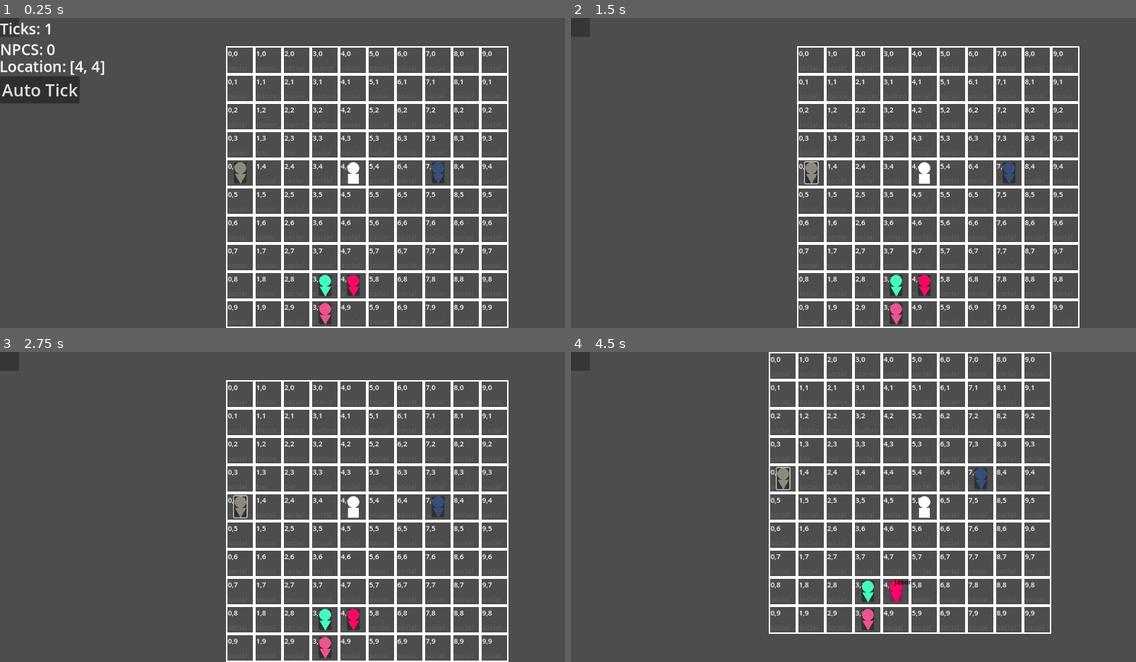
Above: before the commit, frames 1-4 (two rows, left to right).
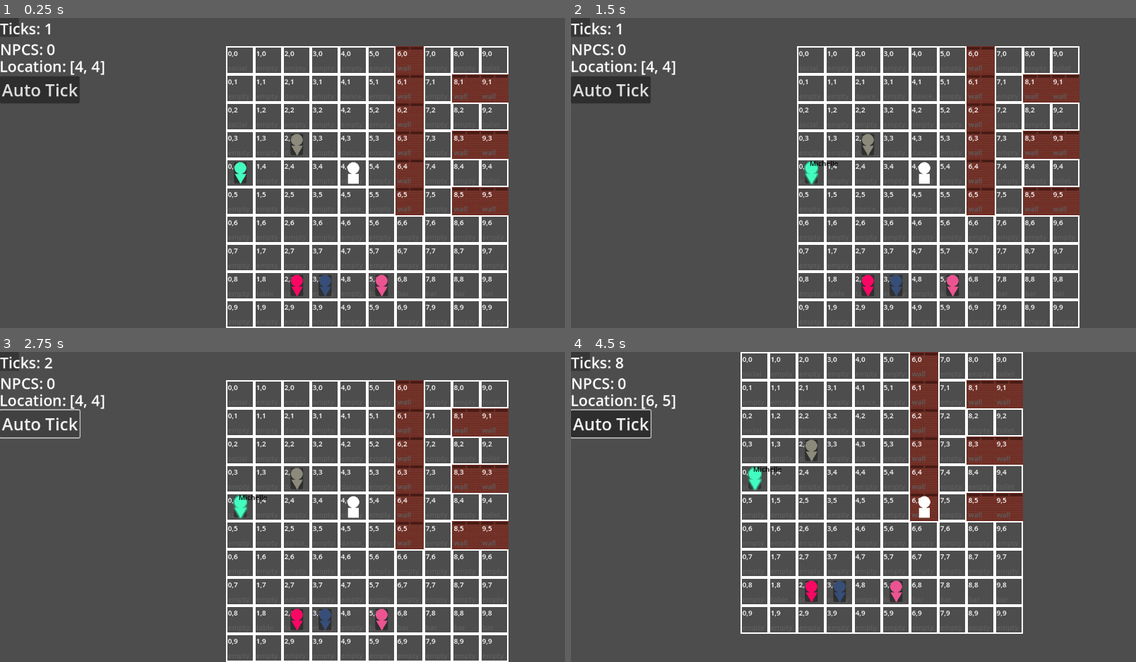
Above: after the commit, the same moments.

Repository: churrupy/elf-game
Game: Godot game, scene res://main.tscn
Two runs of this game, one before a commit and one after it. Both use one fixed random seed, a clock stepped at 60 frames per second and the inputs below.
Inputs (mouse positions are in pixels of both pictures, inside the frame that each line leads up to):
- Up to frame 1 (0.25 s): no input
- Up to frame 2 (1.5 s): click (813, 173) at 0.52 s; click (706, 27) at 1.25 s, where only the run after the commit has a clickable "X"
- Up to frame 3 (2.75 s): click (39, 423) at 2 s, where only the run after the commit has a clickable "Auto Tick"
- Up to frame 4 (4.5 s): tap Enter at 2.75, 4.25 s; move the mouse to (808, 507) at 2.77 s; hold D (move_right) 2.78-3.53 s; hold Shift (suppress_tick) 2.78-3.53 s; tap Space at 3.5 s; move the mouse to (893, 618) at 3.52 s; hold S (move_down) 3.53-4.28 s; tap T (auto_tick) at 3.6 s; tap Shift (suppress_tick) at 3.8 s; move the mouse to (893, 590) at 4.27 s; hold D (move_right) from 4.28 s (still down); hold Shift (suppress_tick) from 4.28 s (still down)

The runs differ from the first frame. In frame 1, 6.2% of the frame differs, in the area x 41-90%, y 9-99%; in frame 2, 8.0%; in frame 3, 7.2%; in frame 4, 11%, in the area x 0-85%, y 0-91%.
Error before the commit: Attempt to call function 'show' in base 'null instance' on a null instance. (res://scripts/main.gd:37)
Error after the commit: Invalid access to property or key 'X_RANGE' on a base object of type 'ColorRect (Map)'. (res://scripts/main.gd:292)

Commit message:
Removed menu nesting
- finished removing NpcListMenu so it doesn't clutter shit up
- Fixed signals between NPCs and NPC menu
- added wall texture

Diff:
--- a/menus/hud.tscn
+++ b/menus/hud.tscn
@@ -62,6 +62,6 @@
 theme_override_font_sizes/font_size = 36
 text = "Auto Tick"
 
-[node name="NpcMenu" parent="DefaultMenu" instance=ExtResource("3_d51vb")]
+[node name="NpcMenu" parent="." instance=ExtResource("3_d51vb")]
 
 [connection signal="pressed" from="DefaultMenu/AutoTickButton" to="." method="auto_tick_button"]
--- a/menus/npc_list_menu.tscn
+++ /dev/null
@@ -1,62 +0,0 @@
-[gd_scene load_steps=4 format=3 uid="uid://bvki7nup8ap1g"]
-
-[ext_resource type="Script" uid="uid://daq7cocvamj8w" path="res://scripts/npc_list_menu.gd" id="1_qs6ls"]
-[ext_resource type="PackedScene" uid="uid://dqcrueypgqflp" path="res://npc_button.tscn" id="2_yu3pk"]
-[ext_resource type="PackedScene" uid="uid://buetf41yyhdos" path="res://npc_menu.tscn" id="3_48ynf"]
-
-[node name="NpcListMenu" type="Control"]
-z_index = 4
-layout_mode = 3
-anchors_preset = 0
-offset_right = 300.0
-offset_bottom = 660.0
-script = ExtResource("1_qs6ls")
-npc_buttons = ExtResource("2_yu3pk")
-
-[node name="NpcList" type="Control" parent="."]
-anchors_preset = 0
-offset_right = 40.0
-offset_bottom = 40.0
-
-[node name="TitleLabel" type="Label" parent="NpcList"]
-layout_mode = 1
-anchors_preset = 5
-anchor_left = 0.5
-anchor_right = 0.5
-offset_left = 13.0
-offset_top = 43.0
-offset_right = 247.0
-offset_bottom = 93.0
-grow_horizontal = 2
-theme_override_font_sizes/font_size = 36
-text = "Current NPCs"
-horizontal_alignment = 1
-
-[node name="CloseButton" type="Button" parent="NpcList"]
-layout_mode = 1
-anchors_preset = 1
-anchor_left = 1.0
-anchor_right = 1.0
-offset_left = 230.0
-offset_right = 260.0
-offset_bottom = 36.0
-grow_horizontal = 0
-theme_override_font_sizes/font_size = 20
-text = "X"
-
-[node name="NpcMenu" parent="." instance=ExtResource("3_48ynf")]
-
-[node name="CloseButton" type="Button" parent="NpcMenu"]
-layout_mode = 1
-anchors_preset = 1
-anchor_left = 1.0
-anchor_right = 1.0
-offset_left = -130.0
-offset_right = -100.0
-offset_bottom = 36.0
-grow_horizontal = 0
-theme_override_font_sizes/font_size = 20
-text = "X"
-
-[connection signal="pressed" from="NpcList/CloseButton" to="." method="close_npc_list"]
-[connection signal="pressed" from="NpcMenu/CloseButton" to="." method="close_npc_menu"]
--- a/npc_menu.tscn
+++ b/npc_menu.tscn
@@ -53,5 +53,18 @@
 autowrap_mode = 3
 text_overrun_behavior = 2
 
+[node name="CloseButton" type="Button" parent="."]
+layout_mode = 1
+anchors_preset = 1
+anchor_left = 1.0
+anchor_right = 1.0
+offset_left = -130.0
+offset_right = -100.0
+offset_bottom = 36.0
+grow_horizontal = 0
+theme_override_font_sizes/font_size = 20
+text = "X"
+
 [connection signal="pressed" from="WatchButton" to="." method="watch_npc"]
 [connection signal="pressed" from="UnWatchButton" to="." method="unwatch_npc"]
+[connection signal="pressed" from="CloseButton" to="." method="close_menu"]
--- a/scripts/SignalBus.gd
+++ b/scripts/SignalBus.gd
@@ -2,3 +2,5 @@
 
 signal npc_hover(npc)
 signal npc_hover_off(npc)
+signal npc_click(npc)
+signal close_npc_menu()
--- a/scripts/constants.gd
+++ b/scripts/constants.gd
@@ -95,7 +95,7 @@
 		"other_req": false,
         "do_off_tile": true
     },
-    "use bathroom": {
+    "use toilet": {
         "need": "bladder",
         "duration": 5,
         "followers": [0,0],
@@ -128,26 +128,41 @@
 
 #region tiles
 const TILE_TEMPLATES = {
+    "empty": {
+        "actions": [],
+        "impassable": false,
+        "png": "tile.png"
+    },
 	"social_empty": {
 		"actions": ["converse"],
-		"impassable": false
+		"impassable": false,
+        "png": "tile.png"
 	},
     "dance_floor": {
 		"actions": ["dance"],
-		"impassable": false
+		"impassable": false,
+        "png": "tile.png"
 	},
-    "bathroom":  {
-		"actions": ["use bathroom", "converse", "encounter"],
-		"impassable": false
+    "toilet":  {
+		"actions": ["use toilet", "converse", "encounter"],
+		"impassable": false,
+        "png": "tile.png"
 	},
     "bar": {
 		"actions": ["converse", "snack"],
-		"impassable": true
+		"impassable": true,
+        "png": "tile.png"
 	},
-	"standing_table": {
+	"table": {
 		"actions": ["converse"],
-		"impassable": true
-	}
+		"impassable": true,
+        "png": "tile.png"
+	},
+    "wall": {
+        "actions": [],
+        "impassable": true,
+        "png": "wall.png"
+    }
 
 }
 
--- a/scripts/default_menu.gd
+++ b/scripts/default_menu.gd
@@ -5,8 +5,7 @@
 
 # Called when the node enters the scene tree for the first time.
 func _ready() -> void:
-	$NpcMenu.hide()
-	#$NpcListButton.hide()
+
 	pass
 
 
@@ -37,20 +36,3 @@
 	for child in get_children():
 		if child is NPC_BUTTON:
 			child.queue_free()
-
-
-func open_npc_menu(npc):
-	$TickLabel.hide()
-	$PCLocationLabel.hide()
-	$NpcMenu.initialize(npc)
-	$NpcMenu.show()
-
-func open_npc_menu_via_sprite(npc):
-	open_npc_menu(npc)
-
-func close_npc_menu():
-	$NpcMenu.hide()
-	$NpcMenu.WATCH = false
-	$TickLabel.show()
-	$PCLocationLabel.show()
-	SignalBus.npc_hover_off.emit($NpcMenu.DISPLAYED_NPC)
--- a/scripts/hud.gd
+++ b/scripts/hud.gd
@@ -4,13 +4,16 @@
 
 # Called when the node enters the scene tree for the first time.
 func _ready() -> void:
-	pass
+	$NpcMenu.hide()
+	SignalBus.npc_click.connect(open_npc_menu)
+	SignalBus.close_npc_menu.connect(close_npc_menu)
+	#$NpcListButton.hide()
+
 
 
 # Called every frame. 'delta' is the elapsed time since the previous frame.
 func _process(delta: float) -> void:
 	pass
-
 
 func tick():
 	$DefaultMenu.tick()
@@ -26,3 +29,17 @@
 
 func auto_tick_button() -> void:
 	auto_tick_signal.emit()
+
+func open_npc_menu(npc):
+	print("showing menu")
+	$DefaultMenu.hide()
+	$NpcMenu.initialize(npc)
+	$NpcMenu.show()
+
+
+func close_npc_menu():
+	print("closing menu")
+	$NpcMenu.hide()
+	$NpcMenu.WATCH = false
+	SignalBus.npc_hover_off.emit($NpcMenu.DISPLAYED_NPC)
+	$DefaultMenu.show()
--- a/scripts/main.gd
+++ b/scripts/main.gd
@@ -29,13 +29,6 @@
 	ID_COUNTER += 1
 	add_child(npc)
 	Global.NPCS[npc.ID] = npc
-	npc.get_node("NpcMenuButton").connect("pressed", Callable(self, "open_sprite_pressed_menu").bind(npc))
-
-func open_sprite_pressed_menu(npc):
-	# i don't need no signal bus!!!!
-	$HUD.get_node("DefaultMenu").hide()
-	$HUD.get_node("NpcListMenu").show()
-	$HUD.get_node("NpcListMenu").open_npc_menu_via_sprite(npc)
 
 
 # Called every frame. 'delta' is the elapsed time since the previous frame.
--- a/scripts/map.gd
+++ b/scripts/map.gd
@@ -8,18 +8,40 @@
 
 var MAP_TEMPLATES = {
 "club": {
-		"default": "social_empty",
+		"default": "empty",
 		"size": [3,3],
 		"special": {
-			[1,1]: "dance_floor",
-			[1,2]: "dance_floor",
-			[1,3]: "bar",
+			[0,0]: "social_empty",
+			[0,2]: "social_empty",
+			[0,4]: "social_empty",
+			[1,8]: "table",
 			[2,1]: "dance_floor",
-			[2,2]: "dance_floor",
-			[2,3]: "bar",
-			[3,0]: "standing_table",
-			[3,1]: "bathroom",
-			[3,2]: "bathroom",
+			[2,3]: "dance_floor",
+			[2,5]: "dance_floor",
+			[2,8]: "table",
+			[4,1]: "dance_floor",
+			[4,3]: "dance_floor",
+			[4,5]: "dance_floor",
+			[5,8]: "bar",
+			[6,0]: "wall",
+			[6,1]: "wall",
+			[6,2]: "wall",
+			[6,3]: "wall",
+			[6,4]: "wall",
+			[6,5]: "wall",
+			[6,8]: "bar",
+			[7,8]: "bar",
+			[8,1]: "wall",
+			[8,3]: "wall",
+			[8,5]: "wall",
+			[8,8]: "bar",
+			[9,0]: "toilet",
+			[9,1]: "wall",
+			[9,2]: "toilet",
+			[9,3]: "wall",
+			[9,4]: "toilet",
+			[9,5]: "wall",
+			[9,8]: "bar"
 		},
 		"ascii": '''
 [S][S][S][S]
--- a/scripts/npc.gd
+++ b/scripts/npc.gd
@@ -140,10 +140,7 @@
 
 
 func sprite_clicked() -> void:
-	# i don't know if i need this
-	sprite_pressed_signal.emit()
-	pass # Replace with function body.
-
+	SignalBus.npc_click.emit(self)
 
 func _on_mouse_entered() -> void:
 	SignalBus.npc_hover.emit(self)
--- a/scripts/npc_list_menu.gd
+++ /dev/null
@@ -1,62 +0,0 @@
-extends Control
-
-@export var npc_buttons: PackedScene
-
-var NPC_MENU
-
-signal close_npc_list_signal
-
-
-# Called when the node enters the scene tree for the first time.
-func _ready() -> void:
-	$NpcMenu.hide()
-	pass
-
-
-
-func tick():
-	clear_buttons()
-	var button_x = 50
-	var button_y = 90
-	for npc in Global.CURRENT_NPCS:
-		var location = Vector2(button_x, button_y)
-		var npc_button = npc_buttons.instantiate()
-		$NpcList.add_child(npc_button)
-		npc_button.initialize(npc)
-		npc_button.position = location
-		npc_button.connect("pressed", Callable(self, "open_npc_menu").bind(npc_button))
-		#npc_button.connect("npc_button_press", Callable(self, "on_npc_button_pressed").bind(npc_button))
-		button_y += 40
-
-
-func clear_buttons():
-	for child in $NpcList.get_children():
-		if child is NPC_BUTTON:
-			child.queue_free()
-	if $NpcMenu.visible:
-		$NpcMenu.initialize($NpcMenu.DISPLAYED_NPC)
-		if $NpcMenu.DISPLAYED_NPC not in Global.CURRENT_NPCS and !$NpcMenu.WATCH:
-			$NpcMenu.DISPLAYED_NPC = null
-			$NpcMenu.hide()
-			$NpcList.show()
-
-
-func open_npc_menu(npc_button):
-	$NpcList.hide()
-	$NpcMenu.initialize(npc_button.DISPLAYED_NPC)
-	$NpcMenu.show()
-
-func open_npc_menu_via_sprite(npc):
-	$NpcList.hide()
-	$NpcMenu.initialize(npc)
-	$NpcMenu.show()
-
-func close_npc_menu():
-	$NpcMenu.hide()
-	$NpcMenu.WATCH = false
-	$NpcList.show()
-	SignalBus.npc_hover_off.emit($NpcMenu.DISPLAYED_NPC)
-
-
-func close_npc_list() -> void:
-	close_npc_list_signal.emit()
--- a/scripts/npc_menu.gd
+++ b/scripts/npc_menu.gd
@@ -7,8 +7,7 @@
 
 # Called when the node enters the scene tree for the first time.
 func _ready() -> void:
-	pass
-	#$UnWatchButton.hide()
+	$UnWatchButton.hide()
 
 func _process(delta: float) -> void:
 	if DISPLAYED_NPC != null:
@@ -39,7 +38,7 @@
 
 
 func close_menu() -> void:
-	close_npc_menu_signal.emit()
+	SignalBus.close_npc_menu.emit()
 	SignalBus.npc_hover_off.emit(DISPLAYED_NPC)
 
 
--- a/scripts/tile.gd
+++ b/scripts/tile.gd
@@ -15,6 +15,8 @@
 func initialize():
 	$TypeInitialLabel.text = TYPE.substr(0,6)
 	$LocationLabel.text = str(int(LOCATION[0])) + "," + str(int(LOCATION[1]))
+	var tile_data = Constants.TILE_TEMPLATES[TYPE]
+	texture = load("res://models/" + tile_data["png"])
 
 
 func _process(delta: float) -> void:
Binary file added: models/wall.png
Not shown, added: models/wall.png.import
